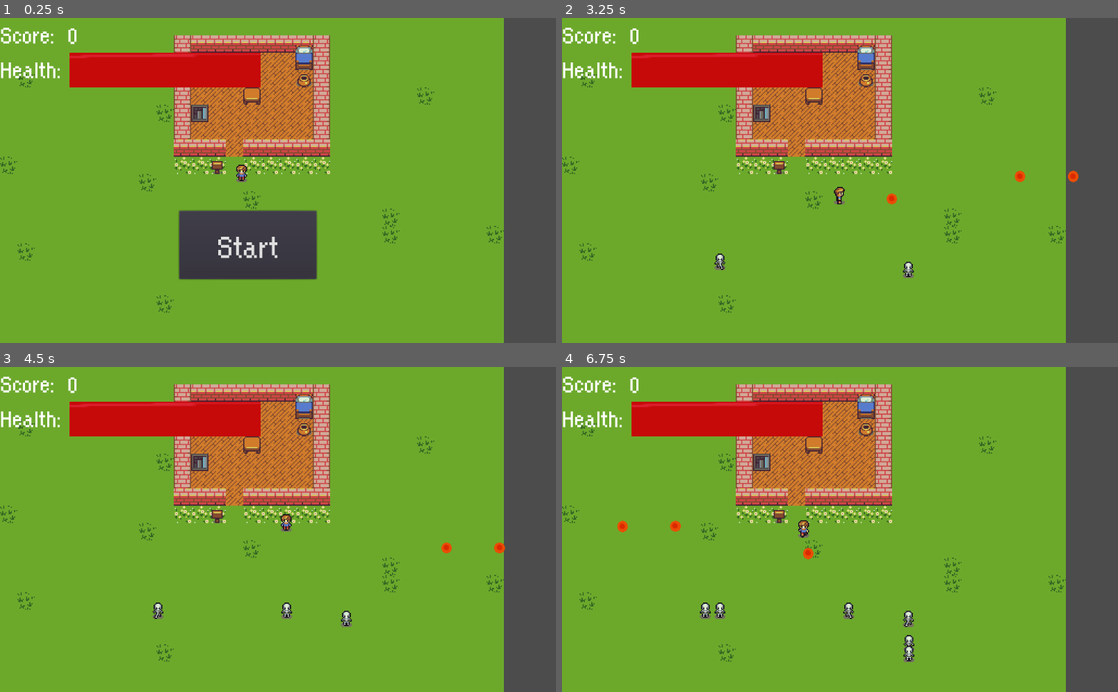
Above: before the commit, frames 1-4 (two rows, left to right).
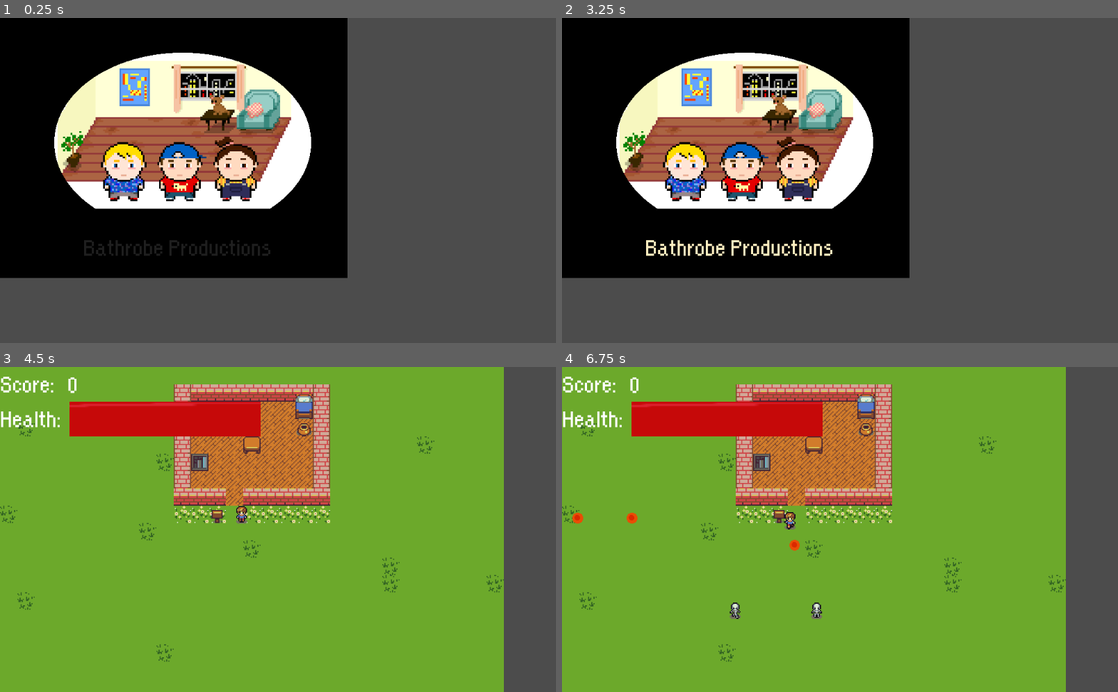
Above: after the commit, the same moments.

Repository: konsvasi/zombie_defender
Game: Godot game, scene res://Scenes/SplashScreen.tscn
Two runs of this game, one before a commit and one after it. Both use one fixed random seed, a clock stepped at 60 frames per second and the inputs below. Before the commit the project starts from res://Scenes/World.tscn.
Inputs (mouse positions are in pixels of both pictures, inside the frame that each line leads up to):
- Up to frame 1 (0.25 s): no input
- Up to frame 2 (3.25 s): click (812, 245) at 0.5 s, where only the run before the commit has a clickable "Start"; hold Right (ui_right) 1.28-2.03 s; hold Space (shoot) 1.28-2.03 s; hold Down (ui_down) 2.03-2.78 s; tap Space (shoot) at 2.1 s; hold Right (ui_right) from 2.78 s (still down); hold Space (shoot) from 2.78 s (still down)
- Up to frame 3 (4.5 s): release Right (ui_right) at 3.53 s; release Space (shoot) at 3.53 s; hold Up (ui_up) 3.53-4.25 s; tap Space (shoot) at 3.6 s; click (250, 594) at 4.25 s, where only the run after the commit has a clickable "Start"
- Up to frame 4 (6.75 s): hold Space (shoot) 5.03-5.78 s; hold Left (ui_left) 5.03-6.53 s; tap Space (shoot) at 5.85 s; hold Down (ui_down) from 6.53 s (still down); hold Space (shoot) from 6.53 s (still down)

The runs differ from the first frame. In frame 1, 90% of the frame differs, in the area x 0-91%, y 0-100%; in frame 2, 90%, in the area x 0-93%, y 0-100%; in frame 3, 0.5%; in frame 4, 1.1%.

Commit message:
added splash screen

Diff:
--- /dev/null
+++ b/Scenes/SplashScreen.tscn
@@ -0,0 +1,88 @@
+[gd_scene load_steps=6 format=2]
+
+[ext_resource path="res://Scripts/SplashScreen.gd" type="Script" id=1]
+[ext_resource path="res://Images/logo.png" type="Texture" id=2]
+[ext_resource path="res://Fonts/orange kid.ttf" type="DynamicFontData" id=3]
+
+[sub_resource type="DynamicFont" id=1]
+
+size = 48
+use_mipmaps = false
+use_filter = true
+font_data = ExtResource( 3 )
+_sections_unfolded = [ "Font", "Settings" ]
+
+[sub_resource type="Animation" id=2]
+
+resource_name = "fade_in"
+length = 4.0
+loop = false
+step = 0.4
+tracks/0/type = "value"
+tracks/0/path = NodePath(".:modulate")
+tracks/0/interp = 1
+tracks/0/loop_wrap = true
+tracks/0/imported = false
+tracks/0/enabled = true
+tracks/0/keys = {
+"times": PoolRealArray( 0, 0.4, 0.8, 1.2, 1.6, 2, 4 ),
+"transitions": PoolRealArray( 1, 1, 1, 1, 1, 1, 1 ),
+"update": 0,
+"values": [ Color( 1, 1, 1, 0 ), Color( 1, 1, 1, 0.196078 ), Color( 1, 1, 1, 0.392157 ), Color( 1, 1, 1, 0.588235 ), Color( 1, 1, 1, 0.784314 ), Color( 1, 1, 1, 1 ), Color( 1, 0.90332, 0.613281, 1 ) ]
+}
+
+[node name="SplashScreen" type="Node2D" index="0"]
+
+script = ExtResource( 1 )
+nextScene = "res://Scenes/World.tscn"
+
+[node name="TextureRect" type="TextureRect" parent="." index="0"]
+
+anchor_left = 0.0
+anchor_top = 0.0
+anchor_right = 0.0
+anchor_bottom = 0.0
+margin_right = 640.0
+margin_bottom = 480.0
+rect_pivot_offset = Vector2( 0, 0 )
+mouse_filter = 1
+mouse_default_cursor_shape = 0
+size_flags_horizontal = 1
+size_flags_vertical = 1
+texture = ExtResource( 2 )
+stretch_mode = 0
+
+[node name="Label" type="Label" parent="." index="1"]
+
+modulate = Color( 1, 0.90332, 0.613281, 1 )
+anchor_left = 0.0
+anchor_top = 0.0
+anchor_right = 0.0
+anchor_bottom = 0.0
+margin_left = 141.0
+margin_top = 392.0
+margin_right = 511.0
+margin_bottom = 450.0
+rect_pivot_offset = Vector2( 0, 0 )
+mouse_filter = 2
+mouse_default_cursor_shape = 0
+size_flags_horizontal = 1
+size_flags_vertical = 4
+custom_fonts/font = SubResource( 1 )
+text = "Bathrobe Productions"
+align = 1
+percent_visible = 1.0
+lines_skipped = 0
+max_lines_visible = -1
+_sections_unfolded = [ "Visibility" ]
+
+[node name="AnimationPlayer" type="AnimationPlayer" parent="Label" index="0"]
+
+root_node = NodePath("..")
+autoplay = ""
+playback_process_mode = 1
+playback_default_blend_time = 0.0
+playback_speed = 1.0
+anims/fade_in = SubResource( 2 )
+blend_times = [  ]
+_sections_unfolded = [ "Pause", "Playback Options" ]
--- a/Scenes/World.gd
+++ b/Scenes/World.gd
@@ -10,8 +10,7 @@
 
 func _process(delta):
 	if global.health <= 0:
-		pass
-		#gameOver()
+		gameOver()
 
 func _on_enemyTimer_timeout():
 	$EnemyPath/spawnLocation.set_offset(randi())
--- /dev/null
+++ b/Scripts/SplashScreen.gd
@@ -0,0 +1,8 @@
+extends Node2D
+
+export(String, FILE, "*.tscn") var nextScene
+
+func _ready():
+	$Label/AnimationPlayer.play("fade_in")
+	yield($Label/AnimationPlayer, "animation_finished")
+	global.goto_scene(nextScene)
--- a/project.godot
+++ b/project.godot
@@ -11,7 +11,7 @@
 [application]
 
 config/name="zombie_defender"
-run/main_scene="res://Scenes/World.tscn"
+run/main_scene="res://Scenes/SplashScreen.tscn"
 config/icon="res://icon.png"
 
 [autoload]
Binary file added: Images/logo.png
Not shown, added: Images/logo.png.import
